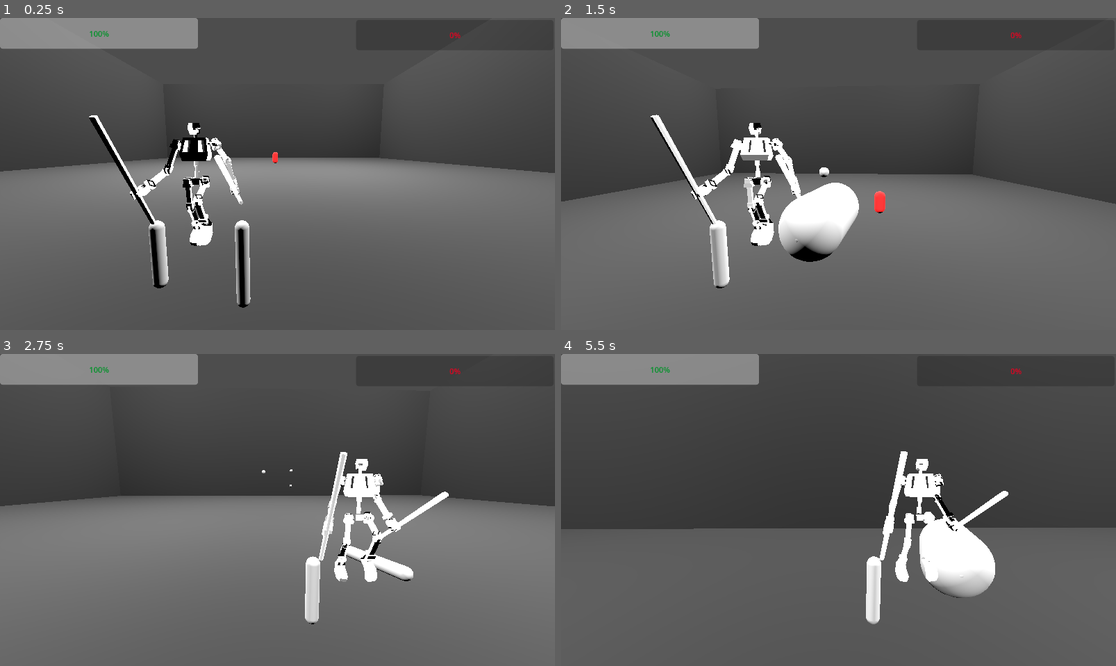
Above: before the commit, frames 1-4 (two rows, left to right).
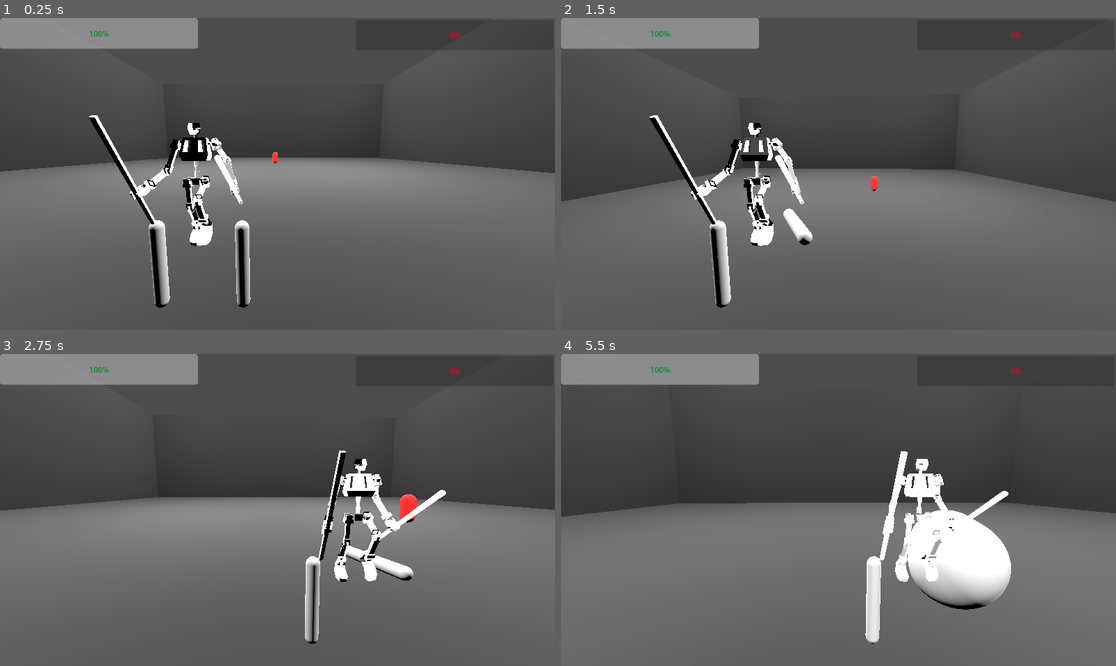
Above: after the commit, the same moments.

Repository: SKeppinger/brickbot-beatdown
Game: Godot game, scene res://demo/demo_arena.tscn
Same seed, same stepped clock (60 frames per second), same inputs: the game is played once before the commit and once after it.
Inputs (mouse positions are in pixels of both pictures, inside the frame that each line leads up to):
- Up to frame 1 (0.25 s): no input
- Up to frame 2 (1.5 s): tap Enter at 0.5 s; move the mouse to (866, 174) at 0.52 s; press the mouse at (866, 174) at 0.53 s; hold W (move_forward) from 0.53 s (still down); tap Space (jump) at 0.77 s; right-click (866, 174) at 0.8 s; move the mouse to (810, 174) at 1.27 s; release the mouse at (810, 174) at 1.28 s; right-click (810, 174) at 1.35 s
- Up to frame 3 (2.75 s): keep holding W (move_forward); tap Space (jump) at 1.52 s; click (249, 510) at 1.55 s; move the mouse to (288, 503) at 2.02 s; hold Right mouse button (right_ability) from 2.03 s (still down); tap X (change_shoulder) at 2.1 s
- Up to frame 4 (5.5 s): keep holding W (move_forward); move the mouse to (832, 516) at 2.77 s; release Right mouse button (right_ability) at 2.78 s; click (832, 516) at 2.85 s; tap Space (jump) at 3.02, 3.77, 4.52 s; move the mouse to (877, 513) at 3.52 s; hold Right mouse button (right_ability) 3.53-4.28 s; move the mouse to (794, 506) at 4.27 s; tap Shift (special_ability) at 4.35 s; click (794, 506) at 4.55 s; move the mouse to (844, 510) at 5.02 s; hold Ctrl (sprint) from 5.03 s (still down); right-click (844, 510) at 5.3 s

The runs differ from the first frame. In frame 1, 0.2% of the frame differs, in the area x 26-31%, y 64-93%; in frame 2, 4.9%; in frame 3, 2.8%; in frame 4, 13%, in the area x 0-100%, y 35-93%.

Commit message:
new weapons and shield

Diff:
--- /dev/null
+++ b/attachments/big_melee_attachment.tscn
@@ -0,0 +1,35 @@
+[gd_scene format=3 uid="uid://bsxw3rsifs8f2"]
+
+[ext_resource type="Script" uid="uid://gvnrymhelq8d" path="res://attachments/melee_attachment.gd" id="1_vp6rp"]
+[ext_resource type="PackedScene" uid="uid://c444etjderwa0" path="res://attachments/big_melee_attack.tscn" id="2_vp6rp"]
+
+[sub_resource type="CapsuleShape3D" id="CapsuleShape3D_7jeuy"]
+radius = 0.1
+height = 1.3029785
+
+[sub_resource type="CapsuleMesh" id="CapsuleMesh_0b6p8"]
+radius = 0.1
+height = 1.303
+
+[node name="BigMeleeAttachment" type="StaticBody3D" unique_id=757603234]
+collision_layer = 0
+collision_mask = 0
+script = ExtResource("1_vp6rp")
+animation_duration = 0.4
+attack_cooldown = 0.9
+attack = ExtResource("2_vp6rp")
+
+[node name="CollisionShape3D" type="CollisionShape3D" parent="." unique_id=1533878367]
+transform = Transform3D(1, 0, 0, 0, 1, 0, 0, 0, 1, 0, -0.15148926, 0)
+shape = SubResource("CapsuleShape3D_7jeuy")
+
+[node name="Pivot" type="Node3D" parent="." unique_id=971154530]
+transform = Transform3D(1, 0, 0, 0, 1, 0, 0, 0, 1, 0, 0.3, 0)
+
+[node name="MeshInstance3D" type="MeshInstance3D" parent="Pivot" unique_id=306963981]
+transform = Transform3D(1, 0, 0, 0, 1, 0, 0, 0, 1, 0, -0.45039567, 0)
+mesh = SubResource("CapsuleMesh_0b6p8")
+skeleton = NodePath("../..")
+
+[node name="AttackSpawn" type="Node3D" parent="Pivot" unique_id=986540531]
+transform = Transform3D(1, 0, 0, 0, 1, 0, 0, 0, 1, 0, -0.90000004, 0)
--- /dev/null
+++ b/attachments/big_melee_attack.tscn
@@ -0,0 +1,26 @@
+[gd_scene format=3 uid="uid://c444etjderwa0"]
+
+[ext_resource type="Script" uid="uid://cu4qxewnh8rfw" path="res://attachments/melee_attack.gd" id="1_vslpc"]
+
+[sub_resource type="CapsuleShape3D" id="CapsuleShape3D_0vlmx"]
+radius = 0.7
+height = 2.4
+
+[sub_resource type="CapsuleMesh" id="CapsuleMesh_egk6i"]
+radius = 0.7
+height = 2.4
+
+[node name="BigMeleeAttack" type="Area3D" unique_id=1395821481]
+collision_layer = 0
+collision_mask = 4
+script = ExtResource("1_vslpc")
+lifetime = 0.4
+damage = 3.0
+
+[node name="CollisionShape3D" type="CollisionShape3D" parent="." unique_id=641387210]
+shape = SubResource("CapsuleShape3D_0vlmx")
+
+[node name="MeshInstance3D" type="MeshInstance3D" parent="." unique_id=1027536711]
+mesh = SubResource("CapsuleMesh_egk6i")
+
+[connection signal="body_entered" from="." to="." method="_on_body_entered"]
--- /dev/null
+++ b/attachments/fast_projectile.tscn
@@ -0,0 +1,23 @@
+[gd_scene format=3 uid="uid://c4rggn0047yes"]
+
+[ext_resource type="Script" uid="uid://11d7lp206w2v" path="res://attachments/projectile.gd" id="1_cll4w"]
+
+[sub_resource type="SphereShape3D" id="SphereShape3D_5pkkt"]
+radius = 0.1
+
+[sub_resource type="SphereMesh" id="SphereMesh_5pkkt"]
+radius = 0.1
+height = 0.2
+
+[node name="FastProjectile" type="StaticBody3D" unique_id=71213699]
+collision_layer = 0
+collision_mask = 4
+script = ExtResource("1_cll4w")
+speed = 34.0
+damage = 0.4
+
+[node name="CollisionShape3D" type="CollisionShape3D" parent="." unique_id=54050456]
+shape = SubResource("SphereShape3D_5pkkt")
+
+[node name="MeshInstance3D" type="MeshInstance3D" parent="." unique_id=732816730]
+mesh = SubResource("SphereMesh_5pkkt")
--- /dev/null
+++ b/attachments/fast_ranged_attachment.tscn
@@ -0,0 +1,33 @@
+[gd_scene format=3 uid="uid://vu04671xunx7"]
+
+[ext_resource type="Script" uid="uid://d3lrrrf0jb20l" path="res://attachments/ranged_attachment.gd" id="1_f7itf"]
+[ext_resource type="PackedScene" uid="uid://c4rggn0047yes" path="res://attachments/fast_projectile.tscn" id="2_f7itf"]
+
+[sub_resource type="CapsuleShape3D" id="CapsuleShape3D_0mly6"]
+radius = 0.1
+height = 1.0
+
+[sub_resource type="CapsuleMesh" id="CapsuleMesh_ajwrl"]
+radius = 0.1
+height = 1.0
+
+[node name="FastRangedAttachment" type="StaticBody3D" unique_id=1116467258]
+collision_layer = 0
+collision_mask = 0
+script = ExtResource("1_f7itf")
+fire_cooldown = 0.1
+projectile = ExtResource("2_f7itf")
+
+[node name="CollisionShape3D" type="CollisionShape3D" parent="." unique_id=903875857]
+shape = SubResource("CapsuleShape3D_0mly6")
+
+[node name="Pivot" type="Node3D" parent="." unique_id=1914885130]
+transform = Transform3D(1, 0, 0, 0, 1, 0, 0, 0, 1, 0, 0.3, 0)
+
+[node name="MeshInstance3D" type="MeshInstance3D" parent="Pivot" unique_id=171334952]
+transform = Transform3D(1, 0, 0, 0, 1, 0, 0, 0, 1, 0, -0.3, 0)
+mesh = SubResource("CapsuleMesh_ajwrl")
+skeleton = NodePath("../..")
+
+[node name="ProjectileSpawn" type="Node3D" parent="Pivot" unique_id=879188515]
+transform = Transform3D(1, 0, 0, 0, 1, 0, 0, 0, 1, 0, -0.90000004, 0)
--- a/attachments/projectile.tscn
+++ b/attachments/med_projectile.tscn
@@ -9,13 +9,13 @@
 radius = 0.25
 height = 0.5
 
-[node name="Projectile" type="StaticBody3D"]
+[node name="MedProjectile" type="StaticBody3D" unique_id=71213699]
 collision_layer = 0
 collision_mask = 4
 script = ExtResource("1_y86e5")
 
-[node name="CollisionShape3D" type="CollisionShape3D" parent="."]
+[node name="CollisionShape3D" type="CollisionShape3D" parent="." unique_id=54050456]
 shape = SubResource("SphereShape3D_5pkkt")
 
-[node name="MeshInstance3D" type="MeshInstance3D" parent="."]
+[node name="MeshInstance3D" type="MeshInstance3D" parent="." unique_id=732816730]
 mesh = SubResource("SphereMesh_5pkkt")
--- /dev/null
+++ b/attachments/med_ranged_attachment.tscn
@@ -0,0 +1,32 @@
+[gd_scene format=3 uid="uid://ceuf45tbqi1rd"]
+
+[ext_resource type="Script" uid="uid://d3lrrrf0jb20l" path="res://attachments/ranged_attachment.gd" id="1_5gxqo"]
+[ext_resource type="PackedScene" uid="uid://db1rqoryashc7" path="res://attachments/med_projectile.tscn" id="2_m1q76"]
+
+[sub_resource type="CapsuleShape3D" id="CapsuleShape3D_0mly6"]
+radius = 0.1
+height = 1.0
+
+[sub_resource type="CapsuleMesh" id="CapsuleMesh_ajwrl"]
+radius = 0.1
+height = 1.0
+
+[node name="MedRangedAttachment" type="StaticBody3D" unique_id=1116467258]
+collision_layer = 0
+collision_mask = 0
+script = ExtResource("1_5gxqo")
+projectile = ExtResource("2_m1q76")
+
+[node name="CollisionShape3D" type="CollisionShape3D" parent="." unique_id=903875857]
+shape = SubResource("CapsuleShape3D_0mly6")
+
+[node name="Pivot" type="Node3D" parent="." unique_id=1914885130]
+transform = Transform3D(1, 0, 0, 0, 1, 0, 0, 0, 1, 0, 0.3, 0)
+
+[node name="MeshInstance3D" type="MeshInstance3D" parent="Pivot" unique_id=171334952]
+transform = Transform3D(1, 0, 0, 0, 1, 0, 0, 0, 1, 0, -0.3, 0)
+mesh = SubResource("CapsuleMesh_ajwrl")
+skeleton = NodePath("../..")
+
+[node name="ProjectileSpawn" type="Node3D" parent="Pivot" unique_id=879188515]
+transform = Transform3D(1, 0, 0, 0, 1, 0, 0, 0, 1, 0, -0.90000004, 0)
--- a/attachments/melee_attachment.gd
+++ b/attachments/melee_attachment.gd
@@ -64,7 +64,7 @@
 		attack_spawn.add_child(atk)
 
 		##play animation test
-		target_anim_player.play("Melee-Left")
+		#target_anim_player.play("Melee-Left")
 
 		## Start the cooldown
 		cooldown = attack_cooldown
--- a/attachments/melee_attachment.tscn
+++ b/attachments/melee_attachment.tscn
@@ -11,23 +11,23 @@
 radius = 0.1
 height = 1.303
 
-[node name="MeleeAttachment" type="StaticBody3D"]
+[node name="MeleeAttachment" type="StaticBody3D" unique_id=1885538313]
 collision_layer = 0
 collision_mask = 0
 script = ExtResource("1_0b6p8")
 attack = ExtResource("2_iqotn")
 
-[node name="CollisionShape3D" type="CollisionShape3D" parent="."]
+[node name="CollisionShape3D" type="CollisionShape3D" parent="." unique_id=27528712]
 transform = Transform3D(1, 0, 0, 0, 1, 0, 0, 0, 1, 0, -0.15148926, 0)
 shape = SubResource("CapsuleShape3D_7jeuy")
 
-[node name="Pivot" type="Node3D" parent="."]
+[node name="Pivot" type="Node3D" parent="." unique_id=1479634291]
 transform = Transform3D(1, 0, 0, 0, 1, 0, 0, 0, 1, 0, 0.3, 0)
 
-[node name="MeshInstance3D" type="MeshInstance3D" parent="Pivot"]
+[node name="MeshInstance3D" type="MeshInstance3D" parent="Pivot" unique_id=1298726067]
 transform = Transform3D(1, 0, 0, 0, 1, 0, 0, 0, 1, 0, -0.45039567, 0)
 mesh = SubResource("CapsuleMesh_0b6p8")
 skeleton = NodePath("../..")
 
-[node name="AttackSpawn" type="Node3D" parent="Pivot"]
+[node name="AttackSpawn" type="Node3D" parent="Pivot" unique_id=1416683968]
 transform = Transform3D(1, 0, 0, 0, 1, 0, 0, 0, 1, 0, -0.90000004, 0)
--- a/attachments/melee_attack.gd
+++ b/attachments/melee_attack.gd
@@ -6,6 +6,9 @@
 
 ## Attack source
 @export var source: Reference.Source
+
+## Attack damage
+@export var damage = 1.5
 
 ## Attack uptime
 var uptime = 0.0
@@ -29,5 +32,5 @@
 func _on_body_entered(body):
 	## TODO: differentiate between enemy/player
 	if body.has_method("hurt"):
-		body.hurt()
+		body.hurt(damage)
 	queue_free()
--- a/attachments/projectile.gd
+++ b/attachments/projectile.gd
@@ -8,7 +8,7 @@
 @export var speed = 26.0
 
 ## Projectile damage
-@export var damage = 1
+@export var damage = 1.0
 
 ## Projectile direction (to be set by source)
 @export var direction: Vector3
--- a/attachments/ranged_attachment.tscn
+++ /dev/null
@@ -1,32 +0,0 @@
-[gd_scene load_steps=5 format=3 uid="uid://ceuf45tbqi1rd"]
-
-[ext_resource type="Script" uid="uid://d3lrrrf0jb20l" path="res://attachments/ranged_attachment.gd" id="1_ajwrl"]
-[ext_resource type="PackedScene" uid="uid://db1rqoryashc7" path="res://attachments/projectile.tscn" id="2_0enbc"]
-
-[sub_resource type="CapsuleShape3D" id="CapsuleShape3D_0mly6"]
-radius = 0.1
-height = 1.0
-
-[sub_resource type="CapsuleMesh" id="CapsuleMesh_ajwrl"]
-radius = 0.1
-height = 1.0
-
-[node name="RangedAttachment" type="StaticBody3D"]
-collision_layer = 0
-collision_mask = 0
-script = ExtResource("1_ajwrl")
-projectile = ExtResource("2_0enbc")
-
-[node name="CollisionShape3D" type="CollisionShape3D" parent="."]
-shape = SubResource("CapsuleShape3D_0mly6")
-
-[node name="Pivot" type="Node3D" parent="."]
-transform = Transform3D(1, 0, 0, 0, 1, 0, 0, 0, 1, 0, 0.3, 0)
-
-[node name="MeshInstance3D" type="MeshInstance3D" parent="Pivot"]
-transform = Transform3D(1, 0, 0, 0, 1, 0, 0, 0, 1, 0, -0.3, 0)
-mesh = SubResource("CapsuleMesh_ajwrl")
-skeleton = NodePath("../..")
-
-[node name="ProjectileSpawn" type="Node3D" parent="Pivot"]
-transform = Transform3D(1, 0, 0, 0, 1, 0, 0, 0, 1, 0, -0.90000004, 0)
--- /dev/null
+++ b/attachments/shield.gd
@@ -0,0 +1,14 @@
+extends Area3D
+class_name Shield
+
+## The shield's lifetime
+@export var lifetime = 0.0 # Inherit from attachment
+
+## Shield uptime
+var uptime = 0.0
+
+## Process the uptime
+func _process(delta):
+	uptime += delta
+	if uptime >= lifetime:
+		queue_free()
--- /dev/null
+++ b/attachments/shield.tscn
@@ -0,0 +1,22 @@
+[gd_scene format=3 uid="uid://b70c5301nw34g"]
+
+[ext_resource type="Script" uid="uid://h77j60a802cy" path="res://attachments/shield.gd" id="1_ug0bx"]
+
+[sub_resource type="BoxShape3D" id="BoxShape3D_ug0bx"]
+size = Vector3(1.75, 0.5, 1)
+
+[sub_resource type="BoxMesh" id="BoxMesh_ug0bx"]
+size = Vector3(1, 0.5, 1.75)
+
+[node name="Shield" type="Area3D" unique_id=1696600682]
+collision_layer = 0
+collision_mask = 4
+script = ExtResource("1_ug0bx")
+
+[node name="CollisionShape3D" type="CollisionShape3D" parent="." unique_id=1159744599]
+shape = SubResource("BoxShape3D_ug0bx")
+
+[node name="MeshInstance3D" type="MeshInstance3D" parent="." unique_id=1762192499]
+mesh = SubResource("BoxMesh_ug0bx")
+
+[connection signal="body_entered" from="." to="." method="_on_body_entered"]
--- /dev/null
+++ b/attachments/shield_attachment.gd
@@ -0,0 +1,61 @@
+extends Attachment
+class_name ShieldAttachment
+
+## The cooldown
+@export var shield_cooldown = 0.2
+
+## The shield object
+@export var shield: PackedScene
+
+## The pivot for rotation
+@onready var pivot = $Pivot
+## The shield spawn point
+@onready var shield_spawn = $Pivot/ShieldSpawn
+
+## Remaining cooldown time
+var cooldown = 0.0
+## Whether the action is currently held
+var action_held = false
+## Whether the shield is currently up
+var shield_up = false
+
+## Process the cooldown timer and reset rotation
+func _process(delta):
+	if cooldown > 0.0:
+		cooldown -= delta
+	else:
+		cooldown = 0.0
+		if not action_held:
+			pivot.rotation = Vector3.ZERO
+			shield_up = false
+		action_held = false
+
+## Hold up a shield
+func do_action():
+	## Aim slightly towards player center
+	if type == Reference.AttachmentType.LeftArm:
+		pivot.rotation.y = -50 * ARM_ROTATION
+	elif type == Reference.AttachmentType.RightArm:
+		pivot.rotation.y = 50 * ARM_ROTATION
+	## Face the vertical direction the player is aiming (even if on cooldown)
+	## TODO: animate this gradually or add a button to "line up" your arm attachments
+	##		or automatically line up if locked onto the target?
+	pivot.rotation.x = (PI / 2) + (player.get_camera_pivot() * VRATIO)
+	if not shield_up:
+		shield_up = true
+	action_held = true
+	## Lock movement
+	player.lock_movement(shield_cooldown)
+	## If the cooldown is over
+	if cooldown <= 0.0:
+		## Spawn shield
+		var shld = shield.instantiate()
+		shld.lifetime = shield_cooldown
+		#atk.source = Reference.Source.Player
+		shield_spawn.add_child(shld)
+
+		##play animation test
+		#target_anim_player.play("Melee-Left")
+
+		## Start the cooldown
+		cooldown = shield_cooldown
--- /dev/null
+++ b/attachments/shield_attachment.tscn
@@ -0,0 +1,33 @@
+[gd_scene format=3 uid="uid://cf2tch766jqhv"]
+
+[ext_resource type="Script" uid="uid://c8p0m002id5q1" path="res://attachments/shield_attachment.gd" id="1_2wu4m"]
+[ext_resource type="PackedScene" uid="uid://b70c5301nw34g" path="res://attachments/shield.tscn" id="2_b22l7"]
+
+[sub_resource type="CapsuleShape3D" id="CapsuleShape3D_7jeuy"]
+radius = 0.1
+height = 1.3029785
+
+[sub_resource type="CapsuleMesh" id="CapsuleMesh_0b6p8"]
+radius = 0.1
+height = 1.303
+
+[node name="Shield" type="StaticBody3D" unique_id=757603234]
+collision_layer = 0
+collision_mask = 0
+script = ExtResource("1_2wu4m")
+shield = ExtResource("2_b22l7")
+
+[node name="CollisionShape3D" type="CollisionShape3D" parent="." unique_id=1533878367]
+transform = Transform3D(1, 0, 0, 0, 1, 0, 0, 0, 1, 0, -0.15148926, 0)
+shape = SubResource("CapsuleShape3D_7jeuy")
+
+[node name="Pivot" type="Node3D" parent="." unique_id=971154530]
+transform = Transform3D(1, 0, 0, 0, 1, 0, 0, 0, 1, 0, 0.3, 0)
+
+[node name="MeshInstance3D" type="MeshInstance3D" parent="Pivot" unique_id=306963981]
+transform = Transform3D(1, 0, 0, 0, 1, 0, 0, 0, 1, 0, -0.45039567, 0)
+mesh = SubResource("CapsuleMesh_0b6p8")
+skeleton = NodePath("../..")
+
+[node name="ShieldSpawn" type="Node3D" parent="Pivot" unique_id=986540531]
+transform = Transform3D(1, 0, 0, 0, 1, 0, 0, 0, 1, 0, -0.90000004, 0)
--- a/demo/player.gd
+++ b/demo/player.gd
@@ -63,7 +63,7 @@
 		if not locked_on and event is InputEventMouseMotion:
 			var mouse_motion_h = -1 * event.screen_relative.x * CAM_SENS
 			rotation += Vector3(0, mouse_motion_h, 0)
-			var mouse_motion_v = event.screen_relative.y * CAM_SENS
+			var mouse_motion_v = -1 * event.screen_relative.y * CAM_SENS
 			camera_pivot.rotation += Vector3(mouse_motion_v, 0, 0)
 			if abs(camera_pivot.rotation.x) > VCAM_RANGE:
 				camera_pivot.rotation.x = sign(camera_pivot.rotation.x) * VCAM_RANGE
@@ -113,7 +113,6 @@
 			is_hurt = false
 		else:
 			hurt_timer -= delta
-
 ## Physics process
 func _physics_process(delta):
 	if not GameState.paused:
--- a/demo/player.tscn
+++ b/demo/player.tscn
@@ -1,9 +1,9 @@
 [gd_scene format=3 uid="uid://d1d35a4aiirdi"]
 
 [ext_resource type="Script" uid="uid://bbhrg8i6qpd4i" path="res://demo/player.gd" id="1_euw2q"]
-[ext_resource type="PackedScene" uid="uid://ceuf45tbqi1rd" path="res://attachments/ranged_attachment.tscn" id="2_giqk6"]
 [ext_resource type="PackedScene" uid="uid://cjqh8oojt61a3" path="res://assets/character/demo_model/char_brickbot_1.glb" id="2_pdims"]
-[ext_resource type="PackedScene" uid="uid://debxgxhqpgpf1" path="res://attachments/melee_attachment.tscn" id="3_yji6d"]
+[ext_resource type="PackedScene" uid="uid://cf2tch766jqhv" path="res://attachments/shield_attachment.tscn" id="3_pdims"]
+[ext_resource type="PackedScene" uid="uid://bsxw3rsifs8f2" path="res://attachments/big_melee_attachment.tscn" id="4_pdims"]
 [ext_resource type="PackedScene" uid="uid://bvqb4ofwl2w84" path="res://assets/character/brickbot/char_brickbot_2.glb" id="5_pdims"]
 
 [sub_resource type="CapsuleShape3D" id="CapsuleShape3D_kegl3"]
@@ -16,7 +16,7 @@
 transform = Transform3D(-1, 0, -8.742278e-08, 0, 1, 0, 8.742278e-08, 0, -1, 0, -1.1204621, 0)
 visible = false
 
-[node name="Skeleton3D" parent="char_brickbot_1/metarig" parent_id_path=PackedInt32Array(1138550672, 597674357) index="0" unique_id=1801817379]
+[node name="Skeleton3D" parent="char_brickbot_1/metarig" parent_id_path=PackedInt32Array(1138550672, 1041924663) index="0" unique_id=301934269]
 bones/3/rotation = Quaternion(-0.0016382344, 0.013940774, -0.9897335, 0.14223386)
 bones/5/rotation = Quaternion(-0.072738804, 0.9544648, 0.017236829, -0.28880617)
 bones/6/rotation = Quaternion(-0.0016780565, -0.013922628, 0.9887918, 0.14864105)
@@ -40,18 +40,16 @@
 [node name="LeftArmAttachment" type="Node3D" parent="." unique_id=178813499]
 transform = Transform3D(1, 0, 0, 0, 1, 0, 0, 0, 1, -0.6, 0, 0)
 
-[node name="RangedAttachment" parent="LeftArmAttachment" unique_id=104347526 instance=ExtResource("2_giqk6")]
-collision_mask = 7
+[node name="Shield" parent="LeftArmAttachment" unique_id=757603234 instance=ExtResource("3_pdims")]
 
 [node name="RightArmAttachment" type="Node3D" parent="." unique_id=2130059498]
 transform = Transform3D(1, 0, 0, 0, 1, 0, 0, 0, 1, 0.6, 0, 0)
 
-[node name="MeleeAttachment" parent="RightArmAttachment" unique_id=767251105 node_paths=PackedStringArray("target_anim_player") instance=ExtResource("3_yji6d")]
-target_anim_player = NodePath("../../char_brickbot_1/AnimationPlayer")
+[node name="BigMeleeAttachment" parent="RightArmAttachment" unique_id=1751486643 instance=ExtResource("4_pdims")]
 
 [node name="char_brickbot_2" parent="." unique_id=496472428 instance=ExtResource("5_pdims")]
 
-[node name="Skeleton3D" parent="char_brickbot_2/metarig" parent_id_path=PackedInt32Array(496472428, 1250699374) index="0" unique_id=1867213969]
+[node name="Skeleton3D" parent="char_brickbot_2/metarig" parent_id_path=PackedInt32Array(496472428, 384528686) index="0" unique_id=437304694]
 bones/0/position = Vector3(2.7782404e-10, 1.0712608, -0.0013082863)
 bones/3/rotation = Quaternion(0.049790867, 0.37020862, -0.917968, 0.13342194)
 bones/4/rotation = Quaternion(0.5976825, -0.17334944, -0.0103760045, 0.7826992)
Not shown: 1 places in attachments/med_projectile.tscn that only renumber resources
Not shown: 1 places in attachments/melee_attachment.tscn that only renumber resources
Not shown, added: attachments/shield.gd.uid
Not shown, added: attachments/shield_attachment.gd.uid
